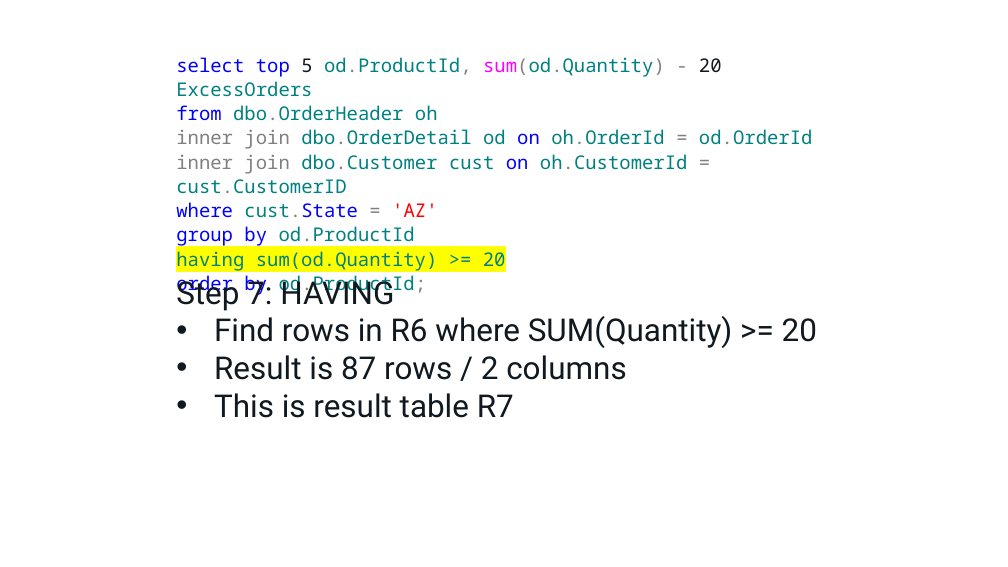
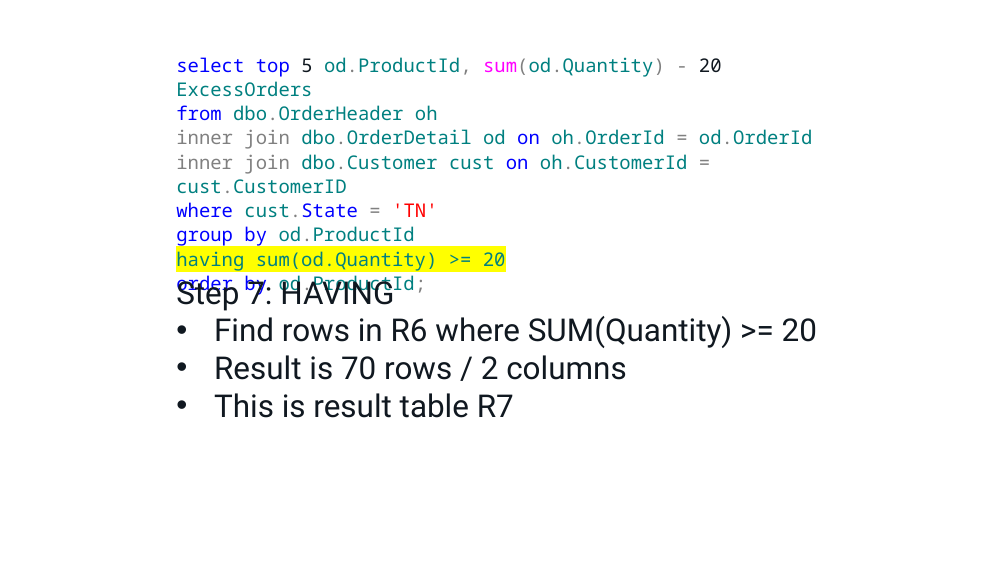
Before and after one commit to tf3604/OptimizerPresentation, a slide deck: slide 15 of Optimizer.pptx. Drawn at 1008x567 pixels with LibreOffice and Linux fonts; fonts in the diff are those of the drawing; background and template pictures are left out. Boxes give left, top, right and bottom in pixels: in the first picture for what was removed or moved away, otherwise in the second. Text is boxed around its words. In the diff, an @@ line names an element or a change of style, - is before the commit and + after.

```diff
--- a/Optimizer.pptx
+++ b/Optimizer.pptx
@@ text at (176,202,437,218): text changed @@
-where cust.State = 'AZ'
+where cust.State = 'TN'
@@ text at (214,355,626,380): text changed @@
-• Result is 87 rows / 2 columns
+• Result is 70 rows / 2 columns
```
Also in this commit, not shown: 11 other slides changed.
